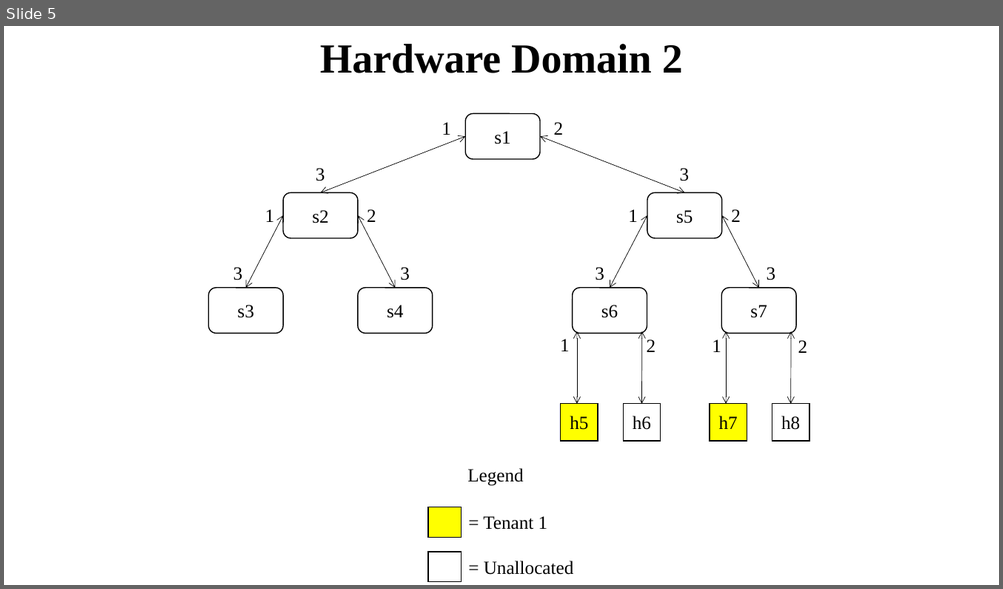
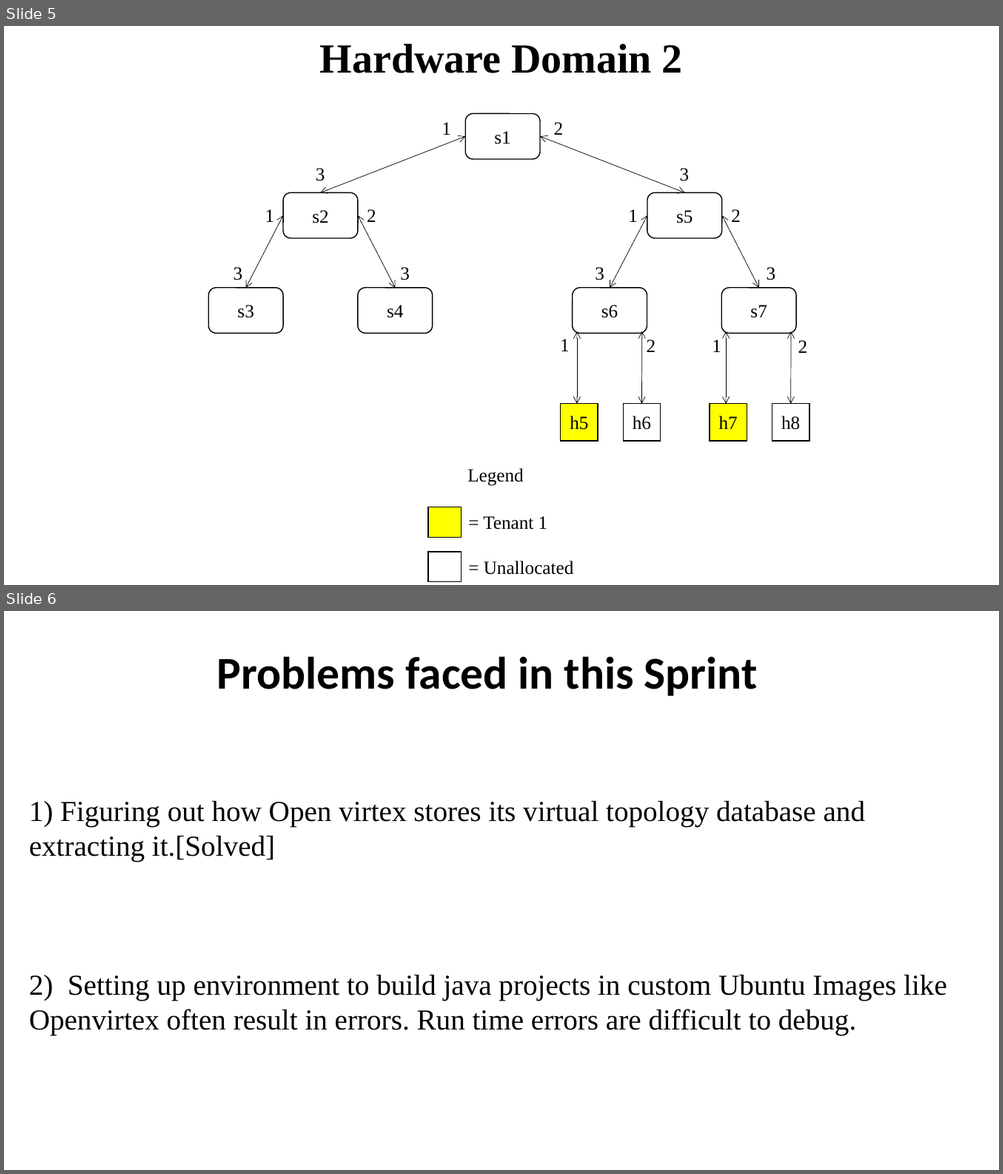
Before and after one commit to BU-NU-CLOUD-SP16/Network-Programmability-as-a-Service, a slide deck: Sprint_3.pptx. Shown one above the other, each under a label of ours: slide 5 before the commit, slides 5 and 6 after it. The pictures are 1003x589 and 1003x1174 pixels, drawn with LibreOffice and Linux fonts; fonts in the diff are those of the drawing. Boxes give left, top, right and bottom in pixels: in the first picture for what was removed or moved away, otherwise in the second. Text is boxed around its words. In the diff, an @@ line names an element or a change of style, - is before the commit and + after.

Commit message:
made changes to burndown chart and added problems facewd

```diff
--- a/Sprint_3.pptx
+++ b/Sprint_3.pptx
@@ slide 6 added at bbox=[4, 611, 999, 1170], background #FFFFFF @@
@@ title added at bbox=[217, 656, 757, 696], 44 pt, text #000000, bold @@
+Problems faced in this Sprint
@@ text added at bbox=[29, 800, 947, 1036], 28 pt, text #000000 @@
+1) Figuring out how Open virtex stores its virtual topology database and extracting it.[Solved]
+2) Setting up environment to build java projects in custom Ubuntu Images like Openvirtex often result in errors. Run time errors are difficult to debug.
```
Also in this commit, not shown: 1 slide changed, 1 other slide added, 1 slide removed.
